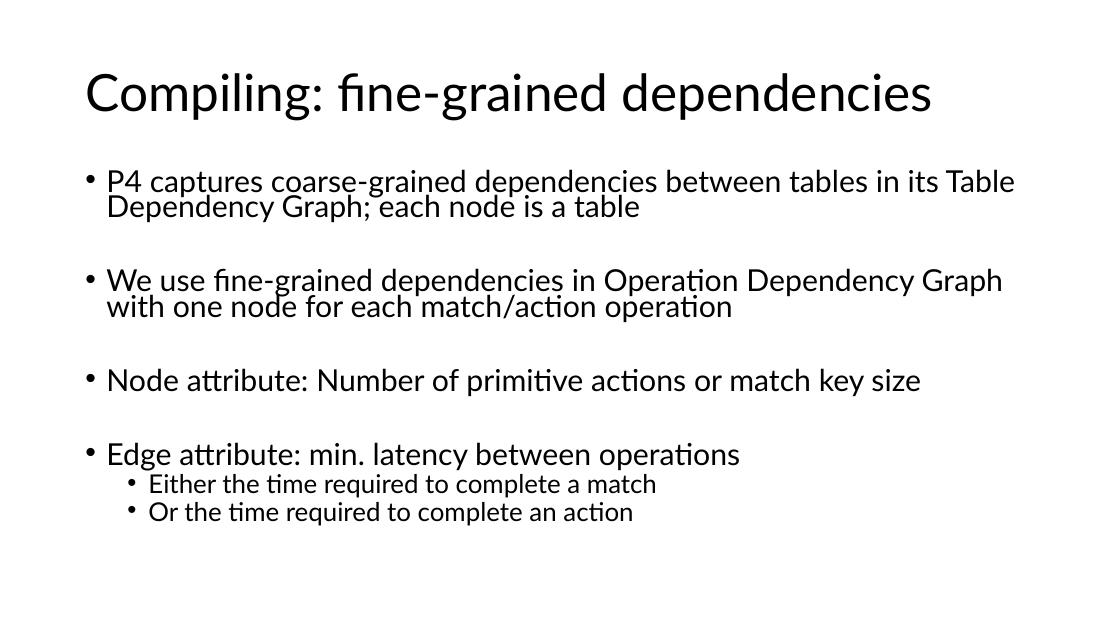
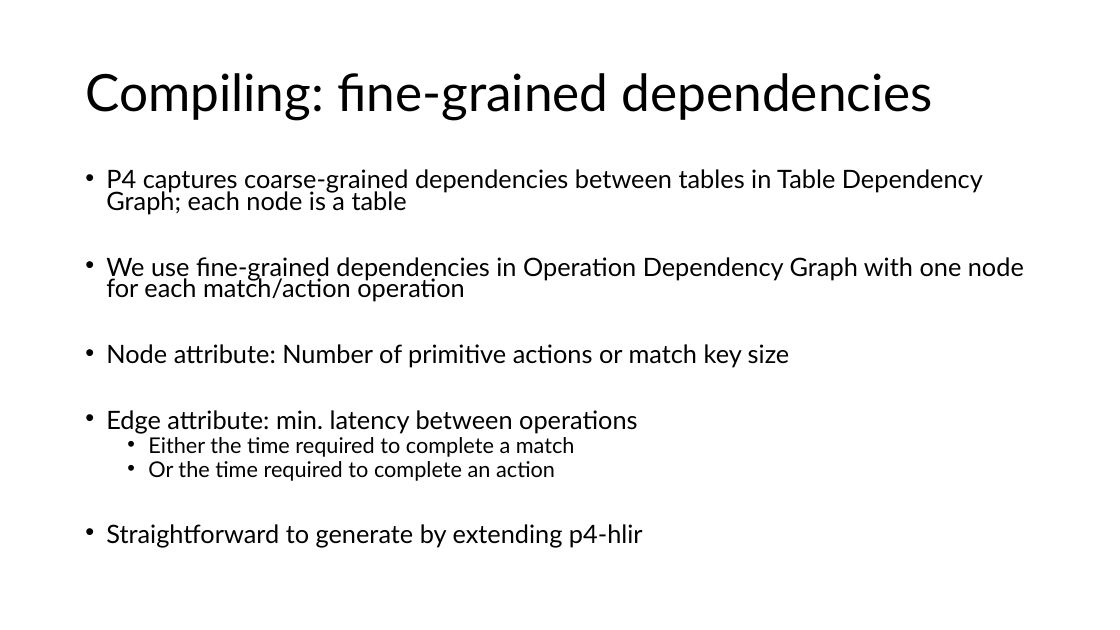
Before and after one commit to anirudhSK/drmt_talk, a slide deck: slide 8 of drmt.pptx. Drawn at 1120x630 pixels with LibreOffice and Linux fonts; fonts in the diff are those of the drawing. Boxes give left, top, right and bottom in pixels: in the first picture for what was removed or moved away, otherwise in the second. Text is boxed around its words. In the diff, an @@ line names an element or a change of style, - is before the commit and + after.

```diff
--- a/drmt.pptx
+++ b/drmt.pptx
@@ text at (x1=106, y1=169, x2=983, y2=214): text changed; size 25.9 to 21.7 pt @@
-• P4 captures coarse-grained dependencies between tables in its Table Dependency Graph; each node is a table
+• P4 captures coarse-grained dependencies between tables in Table Dependency Graph; each node is a table
@@ text at (x1=106, y1=257, x2=1024, y2=481): size 25.9 to 21.7 pt in "We use fine-grained dependencies in Operation Dependency ...", "Node attribute: Number of primitive actions or ...", "Edge attribute: min. latency between operations"; size 22.2 to 18.6 pt in "Either the time required to complete a ...", "Or the time required to complete an ..." @@
@@ text at (x1=106, y1=524, x2=643, y2=547): paragraph added @@
+• Straightforward to generate by extending p4-hlir
```
Also in this commit, not shown: 2 other slides changed, 13 slides added, 4 slides removed.
